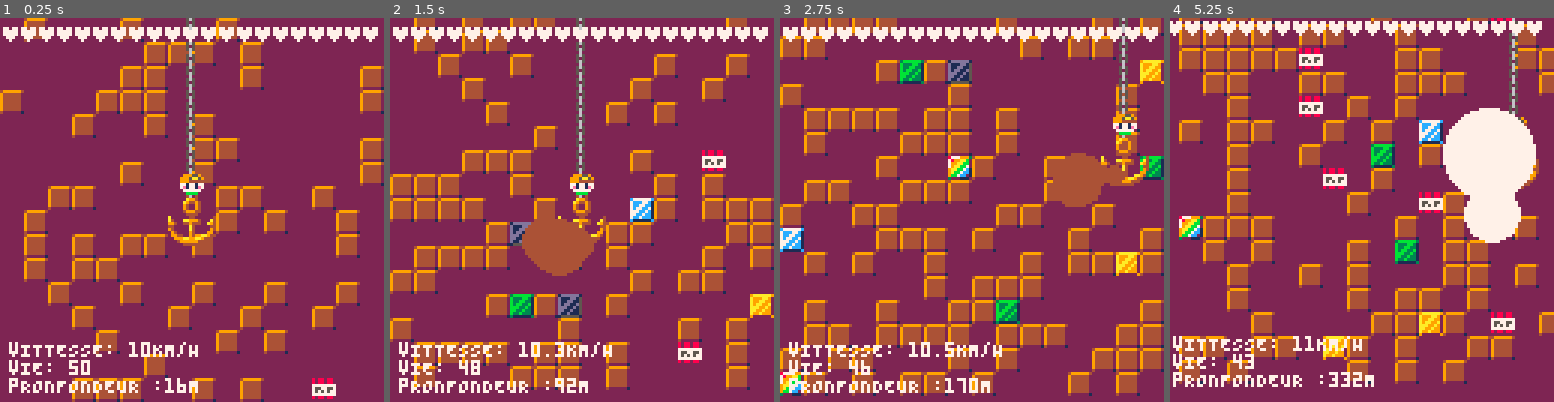
Above: before the commit, frames 1-4 (left to right).
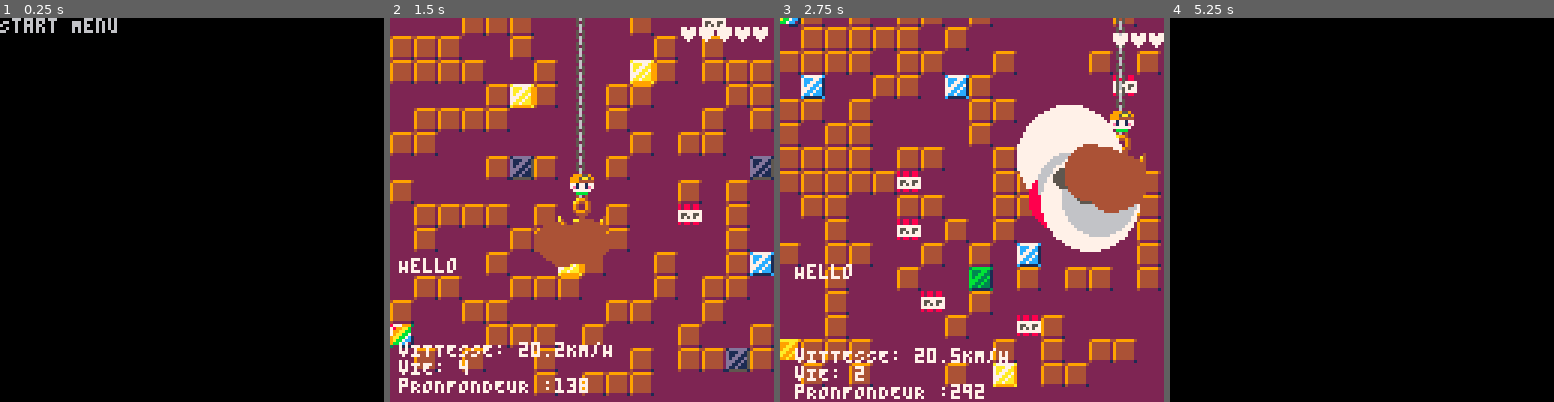
Above: after the commit, the same moments.

Repository: Yolwoocle/LudumDare48_DeeperAndDeeper
Game: PICO-8 cartridge deeper_ldgame.p8
Two runs of this game, one before a commit and one after it. Both use one fixed random seed, a clock stepped at 60 frames per second and the inputs below.
Inputs:
- Up to frame 1 (0.25 s): no input
- Up to frame 2 (1.5 s): tap X (X key) at 0.33, 1.07 s; tap O (Z key) at 0.7 s
- Up to frame 3 (2.75 s): hold Right 1.6-2.1 s; tap O (Z key) at 1.7, 2.1, 2.5 s; tap X (X key) at 1.85 s; hold Up 2.15-2.42 s; hold Right from 2.47 s (still down)
- Up to frame 4 (5.25 s): tap O (Z key) every 0.4 s from 2.9 to 4.9 s; tap X (X key) at 2.97, 4.08, 5.2 s; release Right at 3.03 s; hold Left 3.08-3.58 s; hold Down 3.63-3.97 s; hold Right 4.02-4.68 s; hold Up 4.73-5.03 s; hold Left from 5.08 s (still down)

The runs differ from the first frame. In frame 1, 100% of the frame differs, in the area x 0-100%, y 0-100%; in frame 2, 44%; in frame 3, 57%; in frame 4, 100%.

Commit message:
Massive truc dans le camion

Diff:
--- a/deeper_ldgame.p8
+++ b/deeper_ldgame.p8
@@ -13,15 +13,14 @@
 	speed = 0.3,
 	friction = 0.8,
 	gravity = 0,
-	life = 50,
+	life = -2,
 	score = 0,
 }
-
-cam = { x = 0, y = 0, deep = 0 }
+cam = { x = 0, y = 0, deep = 0}
 agmentationvalue = 0
 particles = {}
 blockcolors = {brown, indigo, indigo, orange, green, blue, dark_blue, yellow, pink, dark_gray}
-
+descnetespeed = 2
 unmute = true
 
 anchor = {x=0, y=0}
@@ -39,140 +38,156 @@
 function _update60()
 	--player
 	if (player.life < 0) then
-		return
-
-	end
-	if btn(left) then
-		player.vx -= player.speed
-	end
-	if btn(right) then
-		player.vx += player.speed
-	end
-	if btn(up) then
-		player.vy -= player.speed
-	end
-	if btn(down) then
-		player.vy += player.speed
-	end
-	player.vx *= player.friction
-	player.vy *= player.friction
-	if ( 4 <= player.x+player.vx and player.x+player.vx <=116) then
-		player.x += player.vx
-	end
-	if (player.x+player.vx > 116) then
-		player.vx = 0
-		player.x = 116
-	end
-	if ( 4 <= player.y+player.vy and player.y+player.vy <=116) then
-		player.y += player.vy
-	end
-	if (player.y+player.vy > 116) then
-		player.vy = 0
-		player.y = 116
-	end
-
-	--player.y += player.vy
-
-	--anchors
-	anchor.x, anchor.y = player.x, player.y + 14
-	destroy_x1 = (anchor.x) \ 8
-	destroy_y1 = flr((anchor.y /8)+0.5)
-	destroy_x2 = (anchor.x + 8) \ 8
-	targetblock1 = mget(destroy_x1, destroy_y1)
-	targetblock2 = mget(destroy_x2, destroy_y1)
-	targetblockmax = max(targetblock1, targetblock2)
-
-	if (0 < targetblock1 and targetblock1 <= 9) or
-	(0 < targetblock2 and targetblock2 <= 9) then
-		blockdestroy = true
-	end
-	if targetblock1 == 10 or targetblock2 == 10 then
-		explode = true
-	end
-	mset(destroy_x1, destroy_y1, 0)
-	mset(destroy_x2, destroy_y1, 0)
-
-	--camera
-	if(rnd({0,1})==0) cam.x *= -0.8
-	if(rnd({0,1})==0) cam.y *= -0.8
-	if abs(cam.x)<1 or abs(cam.y)<1 then
-		cam.x = 0
-		cam.y = 0
-	end
-
-	--particles
-	for i in all(particles) do
-		i.delay -= 1
-		if i.delay == 0 then
-
-		elseif i.delay < 0 then
-			i.r -= 1
-			i.frame += 1
-			if i.r <= 0 then
-				del(particles, i)
-			end
-		end
-	end
-	if explode or btnp(btnx) then
-		explode = false
-		screenshake(3)
-		if(unmute) sfx(rnd({0,1,2}))
-		for i=0, 4 do
-			spread = 10
-			add(particles, {
-				x = anchor.x + random(-spread, spread),
-				y = anchor.y + random(-spread, spread),
-				delay = random(0, 5),
-				speed = 1,
-				r = random(10, 20),
-				frame = 0,
-				anim = {black, white, white, yellow, orange, red, light_gray,
-				light_gray, dark_gray, dark_gray, dark_gray, dark_gray, dark_gray,
-				dark_gray, dark_gray, dark_gray},
-			})
-		end
-		player.life -=1
-	end
-	if blockdestroy then
-		blockdestroy = false
-		if unmute then
-			if targetblockmax <= 3 then
-				sfx(9)
-			elseif targetblockmax <= 9 then
-				sfx(8)
-			end
-		end
-		for i=0, 7 do
-			add(particles, {
-				x = anchor.x + random(-8, 8),
-				y = anchor.y + random(-3, 3),
-				delay = random(0, 5),
-				speed = 1,
-				r = random(5, 10),
-				frame = 0,
-				anim = {blockcolors[max(targetblock1, targetblock2)]},
-			})
-		end
-	end
-
-	--if (btn(btno)) then
-	--	cam.deep += 1 --(((cam.deep+0.11)*10)\1)/10 --+(time()/3000)
-	--	lock = false
-	--end
-	--if (cam.deep%8)==0 and cam.deep!=0 and not lock then
-	--	lock = true
-	--	setnew(cam.deep\8)
-	--end
-	--0.5 is speed of cube par frame of desnade
-	--cam.deep += 0.1+(time()/300)
-	--Dessante speed
-	descnetespeed = 1+(time()/50)
-	cam.deep += descnetespeed
-	agmentationvalue += descnetespeed -- SI VOUS COMPRENEZ PAS CE CODE C4EST NORMAL
-
-	if agmentationvalue >= 8 then
-		setnew(cam.deep\8)
-		agmentationvalue -= 8
+		if player.life == -2 then
+			if btnp(btnx) then
+				player.life = 5
+			end
+		elseif player.life == -3 then
+			if btnp(btnx) then
+				player.life = -1
+			end
+		else
+			if btnp(btnx) then
+				run()
+			end
+		end
+	else
+		if btn(left) then
+			player.vx -= player.speed
+		end
+		if btn(right) then
+			player.vx += player.speed
+		end
+		if btn(up) then
+			player.vy -= player.speed
+		end
+		if btn(down) then
+			player.vy += player.speed
+		end
+		player.vx *= player.friction
+		player.vy *= player.friction
+		if ( 4 <= player.x+player.vx and player.x+player.vx <=116) then
+			player.x += player.vx
+		end
+		if (player.x+player.vx > 116) then
+			player.vx = 0
+			player.x = 116
+		end
+		if ( 4 <= player.y+player.vy and player.y+player.vy <=116) then
+			player.y += player.vy
+		end
+		if (player.y+player.vy > 116) then
+			player.vy = 0
+			player.y = 116
+		end
+
+		--player.y += player.vy
+
+		--anchors
+		anchor.x, anchor.y = player.x, player.y + 14
+		destroy_x1 = (anchor.x) \ 8
+		destroy_y1 = flr((anchor.y /8)+0.5)
+		destroy_x2 = (anchor.x + 8) \ 8
+		targetblock1 = mget(destroy_x1, destroy_y1)
+		targetblock2 = mget(destroy_x2, destroy_y1)
+		targetblockmax = max(targetblock1, targetblock2)
+
+		if (0 < targetblock1 and targetblock1 <= 9) or
+		(0 < targetblock2 and targetblock2 <= 9) then
+			blockdestroy = true
+		end
+		if targetblock1 == 10 or targetblock2 == 10 then
+			explode = true
+		end
+		mset(destroy_x1, destroy_y1, 0)
+		mset(destroy_x2, destroy_y1, 0)
+
+		--camera
+		if(rnd({0,1})==0) cam.x *= -0.8
+		if(rnd({0,1})==0) cam.y *= -0.8
+		if abs(cam.x)<1 or abs(cam.y)<1 then
+			cam.x = 0
+			cam.y = 0
+		end
+
+		--particles
+		for i in all(particles) do
+			i.delay -= 1
+			if i.delay == 0 then
+
+			elseif i.delay < 0 then
+				i.r -= 1
+				i.frame += 1
+				if i.r <= 0 then
+					del(particles, i)
+				end
+			end
+		end
+		if explode or btnp(btnx) then
+			explode = false
+			screenshake(3)
+			if(unmute) sfx(rnd({0,1,2}))
+			for i=0, 4 do
+				spread = 10
+				add(particles, {
+					x = anchor.x + random(-spread, spread),
+					y = anchor.y + random(-spread, spread),
+					delay = random(0, 5),
+					speed = 1,
+					r = random(10, 20),
+					frame = 0,
+					anim = {black, white, white, yellow, orange, red, light_gray,
+					light_gray, dark_gray, dark_gray, dark_gray, dark_gray, dark_gray,
+					dark_gray, dark_gray, dark_gray},
+				})
+			end
+			player.life -=1
+		end
+		if blockdestroy then
+			blockdestroy = false
+			if unmute then
+				if targetblockmax <= 3 then
+					sfx(9)
+				elseif targetblockmax <= 9 then
+					sfx(8)
+				end
+			end
+			for i=0, 7 do
+				add(particles, {
+					x = anchor.x + random(-8, 8),
+					y = anchor.y + random(-3, 3),
+					delay = random(0, 5),
+					speed = 1,
+					r = random(5, 10),
+					frame = 0,
+					anim = {blockcolors[max(targetblock1, targetblock2)]},
+				})
+			end
+		end
+
+		--if (btn(btno)) then
+		--	cam.deep += 1 --(((cam.deep+0.11)*10)\1)/10 --+(time()/3000)
+		--	lock = false
+		--end
+		--if (cam.deep%8)==0 and cam.deep!=0 and not lock then
+		--	lock = true
+		--	setnew(cam.deep\8)
+		--end
+		--0.5 is speed of cube par frame of desnade
+		--cam.deep += 0.1+(time()/300)
+		--Dessante speed
+
+		descnetespeed = 4/(10000)+descnetespeed
+		cam.deep += descnetespeed
+		agmentationvalue += descnetespeed -- SI VOUS COMPRENEZ PAS CE CODE C4EST NORMAL
+
+		if agmentationvalue >= 8 then
+			setnew(cam.deep\8)
+			agmentationvalue -= 8
+		end
+		if cam.deep >= 32000 then
+			player.life = -3
+		end
 	end
 end
 
@@ -186,48 +201,60 @@
 end
 
 -->8
+unmute = true
 --draw
 
 function _draw()
-	cls(dark_purple)
-	--map(0,cam.deep, 0,(((cam.deep%1)*8)*-1),16,17)
-	map(0,0,0,(cam.deep\1)%8*-1,16,16)
-
-	--player
-	for i=0, player.y\8 do
-		spr(35, player.x, player.y - i*8 - 8)
-	end
-	spr(36, player.x-4, player.y, 2, 2)
-	spr(33, player.x, player.y - 8)
-
-	--particles
-	for i in all(particles) do
-		if i.delay < 0 then
-			circfill(i.x, i.y, i.r, i.anim[min(i.frame, #i.anim)])
-		end
-	end
-
-	--camera
-	camera(cam.x, cam.y)
-
-	--UI
-	for i=0, player.life do
-		print("♥", 128 - 6*i - 8, 3, white)
-	end
-
-	--camera(cam.x, cam.y)
-	--mset(rnd(16), cam.deep + 16, 1)
-	--
-	--for i=0,16 do
-	--	if rnd(20)\1==1 then
-	--		mset(i,cam.deep,1)
-	--	end
-	--end
-
-	--debufg var
-	print("vITTESSE: "..((descnetespeed*100)\1/10).."KM/H",3,108, white)
-	print("vIE: " .. player.life, 3, 114, white)
-	print("pRONFONDEUR :"..(cam.deep\1).."M", 3, 120, white)
+	if (player.life < 0) then
+		cls(black)
+		if player.life == -2 then
+
+			print("Start Menu")
+		elseif player.life == -3 then
+			print("GG")
+		end
+	else
+		cls(dark_purple)
+		--map(0,cam.deep, 0,(((cam.deep%1)*8)*-1),16,17)
+		map(0,0,0,(cam.deep\1)%8*-1,16,16)
+
+		--player
+		for i=0, player.y\8 do
+			spr(35, player.x, player.y - i*8 - 8)
+		end
+		spr(36, player.x-4, player.y, 2, 2)
+		spr(33, player.x, player.y - 8)
+
+		--particles
+		for i in all(particles) do
+			if i.delay < 0 then
+				circfill(i.x, i.y, i.r, i.anim[min(i.frame, #i.anim)])
+			end
+		end
+
+		--camera
+		camera(cam.x, cam.y)
+
+		--UI
+		for i=0, player.life do
+			print("♥", 128 - 6*i - 8, 3, white)
+		end
+
+		--camera(cam.x, cam.y)
+		--mset(rnd(16), cam.deep + 16, 1)
+		--
+		--for i=0,16 do
+		--	if rnd(20)\1==1 then
+		--		mset(i,cam.deep,1)
+		--	end
+		--end
+
+		--debufg var
+		print( "Hello"..stat(6), 3, 80, white)
+		print("vITTESSE: "..((descnetespeed*100)\1/10).."KM/H",3,108, white)
+		print("vIE: " .. player.life, 3, 114, white)
+		print("pRONFONDEUR :"..(cam.deep\1), 3, 120, white)
+	end
 end
 
 --[[
Not shown, removed: .README.md.swp
Not shown, changed: LICENSE
